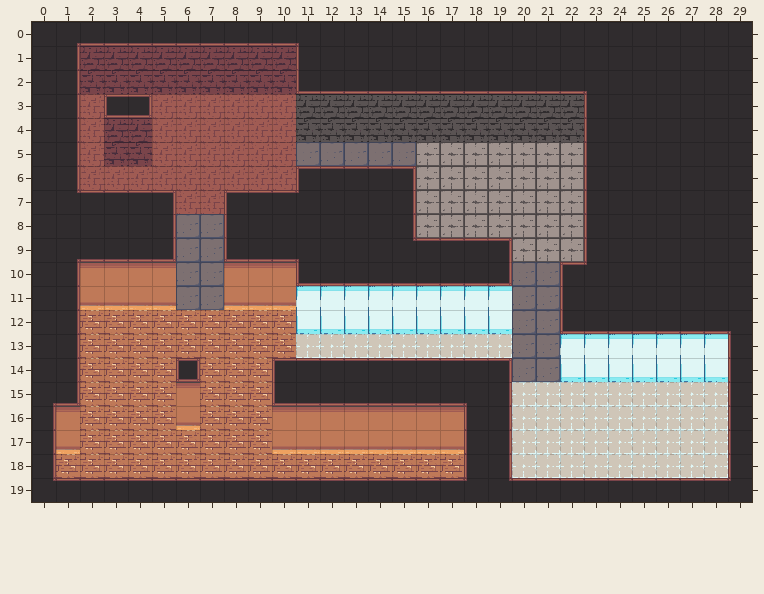
Tiled map (JSON): src/assets/map/sample_map.json. Above is the file before it was changed.
Cells are 32x32 px. Shown: x 0..29, y 0..19.
New version:
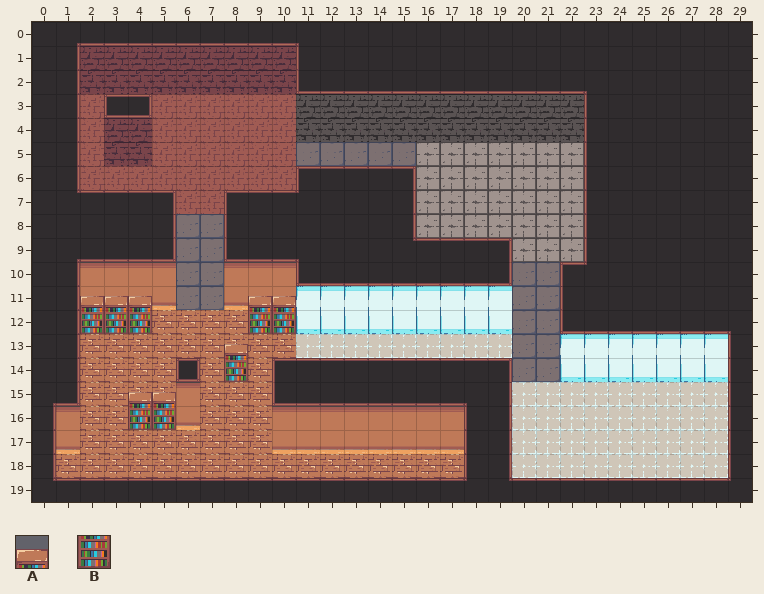
Key: from "sample_tile": A 70, B 80.
_ is an empty cell.
Tiles of an added or newly shown layer are drawn over the layers below it.
From old to new:
Layer "underActor" (added):
There is now tile A in row 11 at x 2 to 4 and 9 to 10.
There is now tile B in row 12 at x 2 to 4 and 9 to 10; in row 14 at x 8; in row 16 at x 4 to 5.
Layer "overActor" (added):
There is now tile A in row 13 at x 8; in row 15 at x 4 to 5.
Boxes around the changes in both pictures, in picture pixels (x1, y1, x2, y2):
added: (80, 296, 152, 334)
added: (224, 296, 296, 382)
added: (128, 392, 176, 430)
